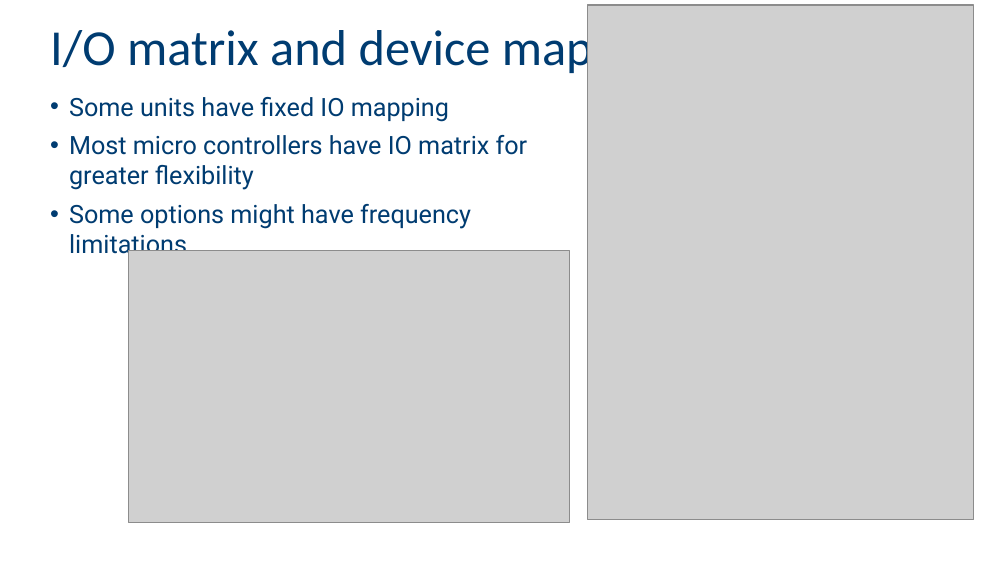
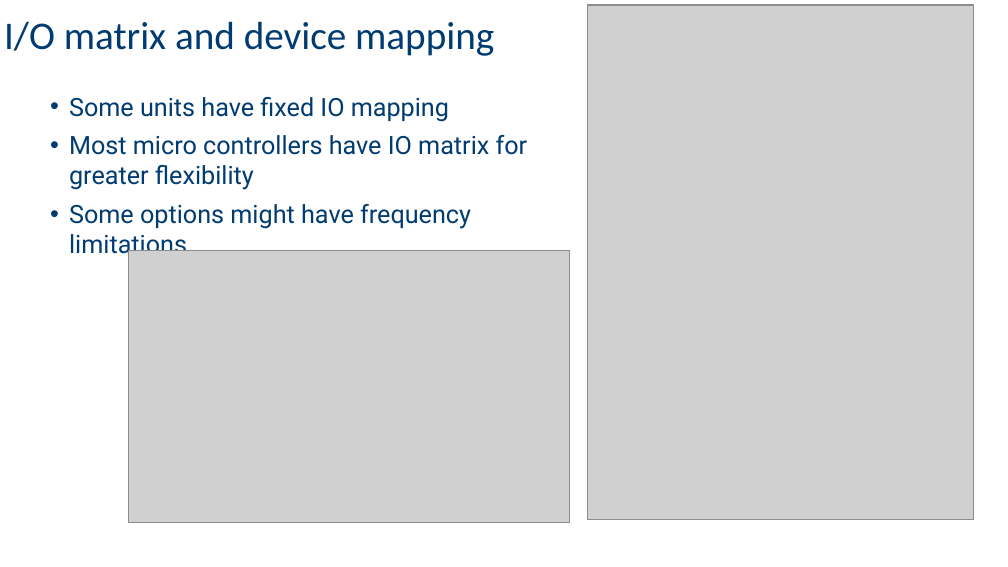
Before and after one commit to giltal/ESP32_Course, a slide deck: slide 8 of Collaterals/IntelMakersESP32course - class 2.pptx. Drawn at 1008x567 pixels with LibreOffice and Linux fonts; fonts in the diff are those of the drawing; grey boxes stand for pictures; background and template pictures are left out. Boxes give left, top, right and bottom in pixels: in the first picture for what was removed or moved away, otherwise in the second. Text is boxed around its words. In the diff, an @@ line names an element or a change of style, - is before the commit and + after.

```diff
--- a/Collaterals/IntelMakersESP32course - class 2.pptx
+++ b/Collaterals/IntelMakersESP32course - class 2.pptx
@@ title "I/O matrix and device mapping": place and size @@
-title "I/O matrix and device mapping" at <box>50,24,681,77</box>
+title "I/O matrix and device mapping" at <box>4,21,494,56</box>
@@ title "I/O matrix and device mapping" at <box>4,21,494,56</box>: size 36 to 28 pt @@
```
Also in this commit, not shown: 3 other slides changed, 11 other files.
